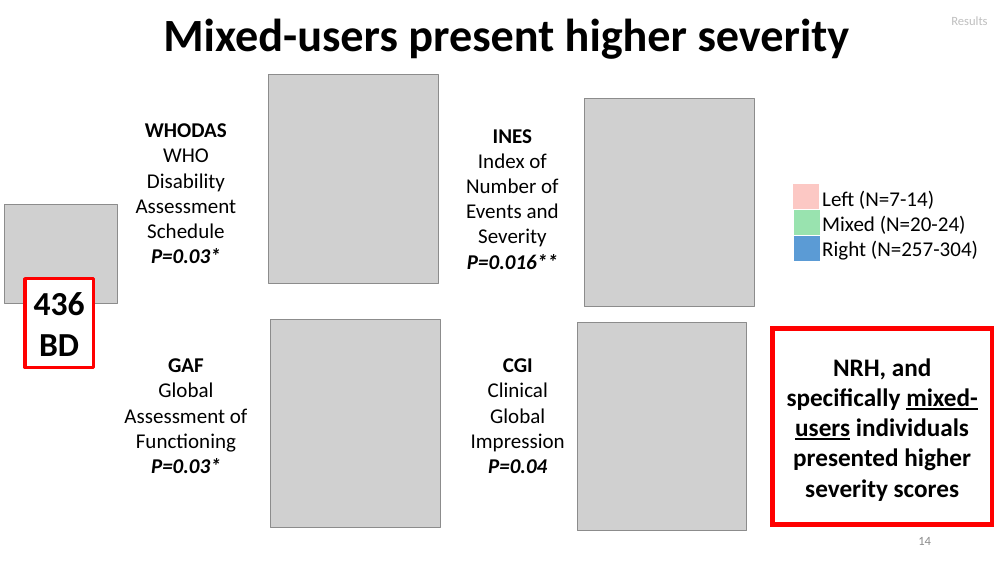
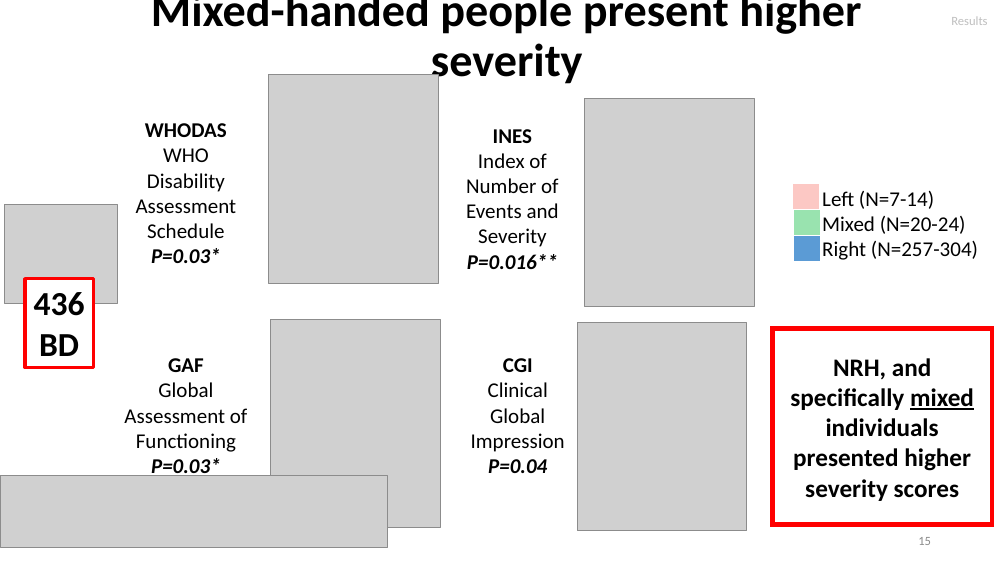
Before and after one commit to igarcia17/EHI_laterality, a slide deck: slide 15 of NorthSeaLateralityCongress_InesGarciaOrtiz.pptx (slide 14 before the commit). Drawn at 1008x567 pixels with LibreOffice and Linux fonts; fonts in the diff are those of the drawing; grey boxes stand for pictures. Boxes give left, top, right and bottom in pixels: in the first picture for what was removed or moved away, otherwise in the second. Text is boxed around its words. In the diff, an @@ line names an element or a change of style, - is before the commit and + after.

```diff
--- a/NorthSeaLateralityCongress_InesGarciaOrtiz.pptx
+++ b/NorthSeaLateralityCongress_InesGarciaOrtiz.pptx
@@ title at bbox=[151, 0, 861, 87]: text changed @@
-Mixed-users present higher severity
+Mixed-handed people present higher severity
@@ text in rounded rectangle at bbox=[790, 358, 974, 501]: text changed @@
-NRH, and specifically mixed-users individuals presented higher severity scores
+NRH, and specifically mixed individuals presented higher severity scores
@@ picture added at bbox=[0, 475, 388, 547] @@
@@ page number at bbox=[918, 537, 931, 545]: text changed @@
-14
+15
```
Also in this commit, not shown: 6 other slides changed, 1 slide added.
